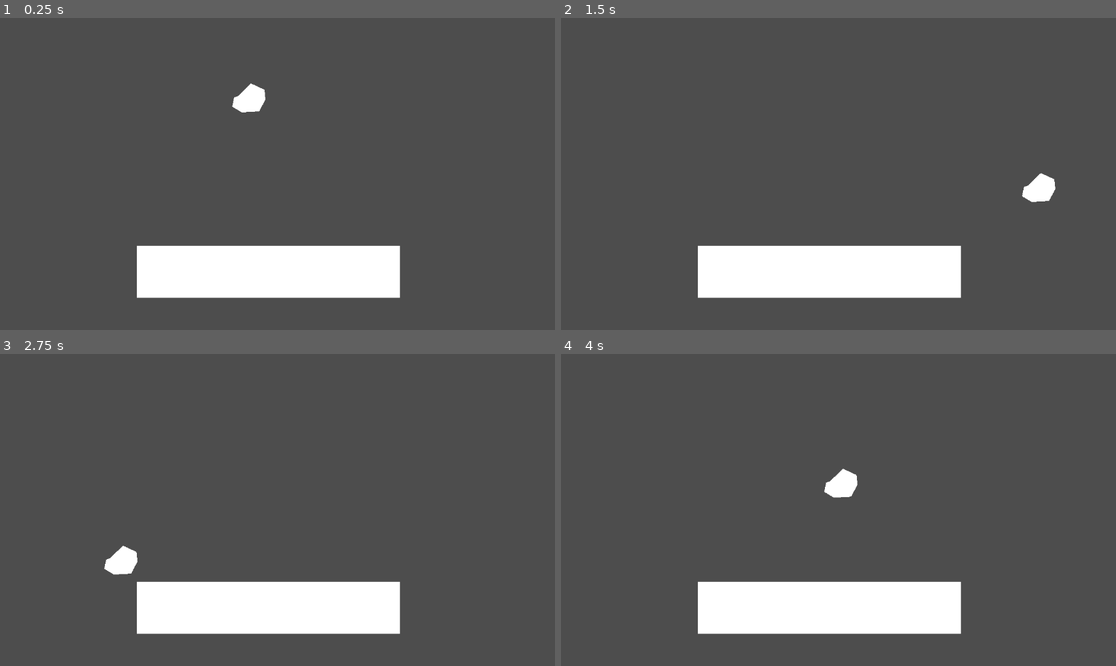
Above: before the commit, frames 1-4 (two rows, left to right).
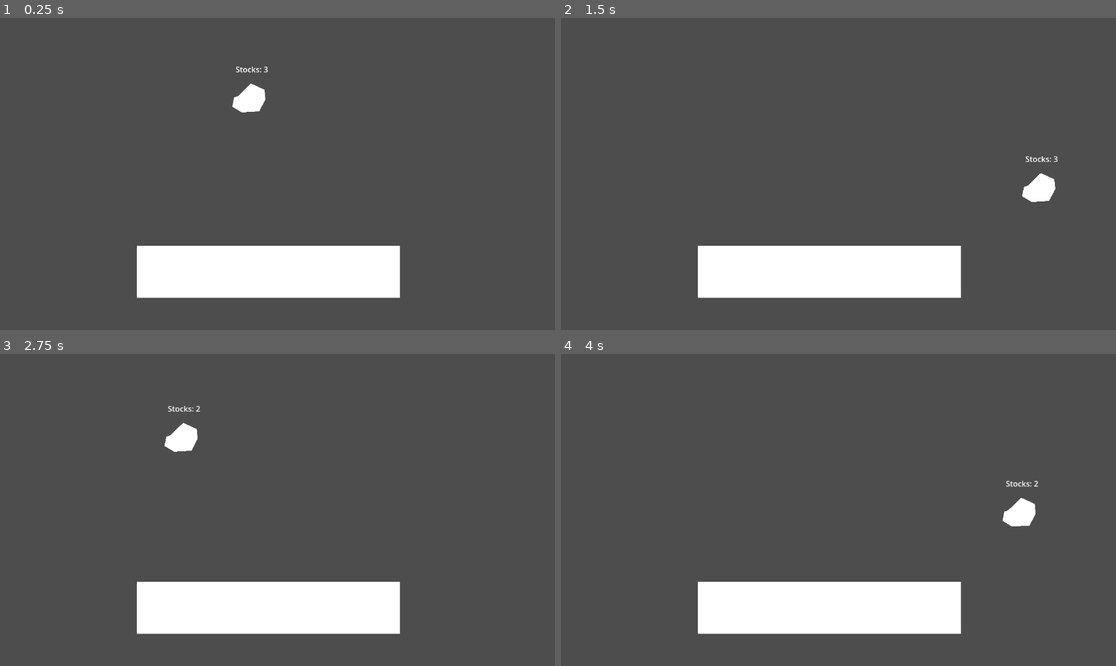
Above: after the commit, the same moments.

Repository: Iteration-Take-3/Godot-Project-Spring2025
Game: Godot game, scene res://main_stage.tscn
The game is run twice, just before and just after one commit, with the same random seed, the same clock (stepped at 60 frames per second) and the same inputs.
Inputs:
- Up to frame 1 (0.25 s): no input
- Up to frame 2 (1.5 s): hold D (Right) from 0.53 s (still down); tap W (Jump) at 0.77 s
- Up to frame 3 (2.75 s): tap W (Jump) at 1.52 s; release D (Right) at 2.03 s; hold A (Left) from 2.03 s (still down)
- Up to frame 4 (4 s): release A (Left) at 2.78 s; hold D (Right) from 2.78 s (still down); tap W (Jump) at 3.02, 3.77 s

The runs differ from the first frame. In frame 1, less than 0.1% of the frame differs, in the area x 42-49%, y 15-18%; in frame 2, less than 0.1%; in frame 3, 0.8%; in frame 4, 0.8%, in the area x 47-86%, y 36-56%.

Commit message:
Replaced the old death system with something more akin to how Smash actually handles it (AKA something better)

Diff:
--- /dev/null
+++ b/spring-game-project-2025/blast_zone.gd
@@ -0,0 +1,6 @@
+extends Area2D
+
+
+func _on_area_exited(area: Area2D) -> void:
+	if area.get_parent().is_in_group("player"):
+		area.get_parent().die();
--- a/spring-game-project-2025/ledge.gd
+++ b/spring-game-project-2025/ledge.gd
@@ -5,5 +5,8 @@
 
 func _on_area_entered(area: Area2D) -> void:
 	if area.get_parent().is_in_group("player"):
-		area.get_parent().position.x = x;
-		area.get_parent().position.y = y + 50
+		area.get_parent().position.x = 0;
+		area.get_parent().position.y = 0;
+		area.get_parent().velocity.x = 0;
+		area.get_parent().velocity.y = 0;
+		area.get_parent().djump = true;
--- a/spring-game-project-2025/main_stage.tscn
+++ b/spring-game-project-2025/main_stage.tscn
@@ -1,16 +1,20 @@
-[gd_scene load_steps=8 format=3 uid="uid://1da2fmhqu116"]
+[gd_scene load_steps=10 format=3 uid="uid://1da2fmhqu116"]
 
 [ext_resource type="Script" uid="uid://bnwoadkaci7oj" path="res://main_stage.gd" id="1_gh3nl"]
 [ext_resource type="PackedScene" uid="uid://wnv0pgenighl" path="res://player.tscn" id="1_lq8q1"]
 [ext_resource type="Script" uid="uid://brw5hec7jrk0p" path="res://ledge.gd" id="2_56n4c"]
 [ext_resource type="AudioStream" uid="uid://c0nd3hdih0p8e" path="res://soundtrack/MogueraTheme.ogg" id="3_uwveg"]
 [ext_resource type="AudioStream" uid="uid://wod1he3xp1mq" path="res://soundtrack/GezoraTheme.ogg" id="4_uwveg"]
+[ext_resource type="Script" uid="uid://byc5jpsllo4nx" path="res://blast_zone.gd" id="6_wl8gn"]
 
 [sub_resource type="RectangleShape2D" id="RectangleShape2D_4owyp"]
 size = Vector2(546, 108)
 
 [sub_resource type="RectangleShape2D" id="RectangleShape2D_wl8gn"]
 size = Vector2(28, 20)
+
+[sub_resource type="RectangleShape2D" id="RectangleShape2D_unngw"]
+size = Vector2(1835, 1206)
 
 [node name="Main Stage" type="Node2D"]
 script = ExtResource("1_gh3nl")
@@ -55,5 +59,13 @@
 stream = ExtResource("4_uwveg")
 bus = &"Music"
 
+[node name="Area2D" type="Area2D" parent="."]
+script = ExtResource("6_wl8gn")
+
+[node name="CollisionShape2D" type="CollisionShape2D" parent="Area2D"]
+position = Vector2(570.5, 317)
+shape = SubResource("RectangleShape2D_unngw")
+
 [connection signal="area_entered" from="Stage/Ground/Area2D" to="Stage/Ground/Area2D" method="_on_area_entered"]
 [connection signal="area_entered" from="Stage/Ground/Area2D2" to="Stage/Ground/Area2D2" method="_on_area_entered"]
+[connection signal="area_exited" from="Area2D" to="Area2D" method="_on_area_exited"]
--- a/spring-game-project-2025/player.gd
+++ b/spring-game-project-2025/player.gd
@@ -44,7 +44,7 @@
 	move_and_slide()
 
 
-func _on_visible_on_screen_notifier_2d_screen_exited() -> void:
+func die():
 	velocity.y = 0
 	stocks -= 1
 	$Label.text = "Stocks: " + str(stocks)
--- a/spring-game-project-2025/player.tscn
+++ b/spring-game-project-2025/player.tscn
@@ -2,8 +2,8 @@
 
 [ext_resource type="Script" uid="uid://c1xpgn357sf1o" path="res://player.gd" id="1_0sm4r"]
 
-[sub_resource type="CircleShape2D" id="CircleShape2D_x2q2d"]
-radius = 38.0526
+[sub_resource type="RectangleShape2D" id="RectangleShape2D_4flbx"]
+size = Vector2(60, 60)
 
 [node name="Player" type="CharacterBody2D" groups=["player"]]
 script = ExtResource("1_0sm4r")
@@ -13,15 +13,9 @@
 polygon = PackedVector2Array(345, 155, 372, 129, 400, 142, 402, 162, 389, 187, 353, 189, 333, 177, 337, 158)
 
 [node name="Collision" type="CollisionShape2D" parent="."]
-visible = false
-shape = SubResource("CircleShape2D_x2q2d")
-
-[node name="VisibleOnScreenNotifier2D" type="VisibleOnScreenNotifier2D" parent="."]
-position = Vector2(2.27374e-13, 5.96046e-08)
-scale = Vector2(3, 3)
+shape = SubResource("RectangleShape2D_4flbx")
 
 [node name="Label" type="Label" parent="."]
-visible = false
 offset_left = -30.0
 offset_top = -75.0
 offset_right = 29.0
@@ -29,10 +23,6 @@
 text = "Stocks: "
 
 [node name="Area2D" type="Area2D" parent="."]
-visible = false
 
 [node name="Collision" type="CollisionShape2D" parent="Area2D"]
-visible = false
-shape = SubResource("CircleShape2D_x2q2d")
-
-[connection signal="screen_exited" from="VisibleOnScreenNotifier2D" to="." method="_on_visible_on_screen_notifier_2d_screen_exited"]
+shape = SubResource("RectangleShape2D_4flbx")
Not shown, added: spring-game-project-2025/blast_zone.gd.uid
